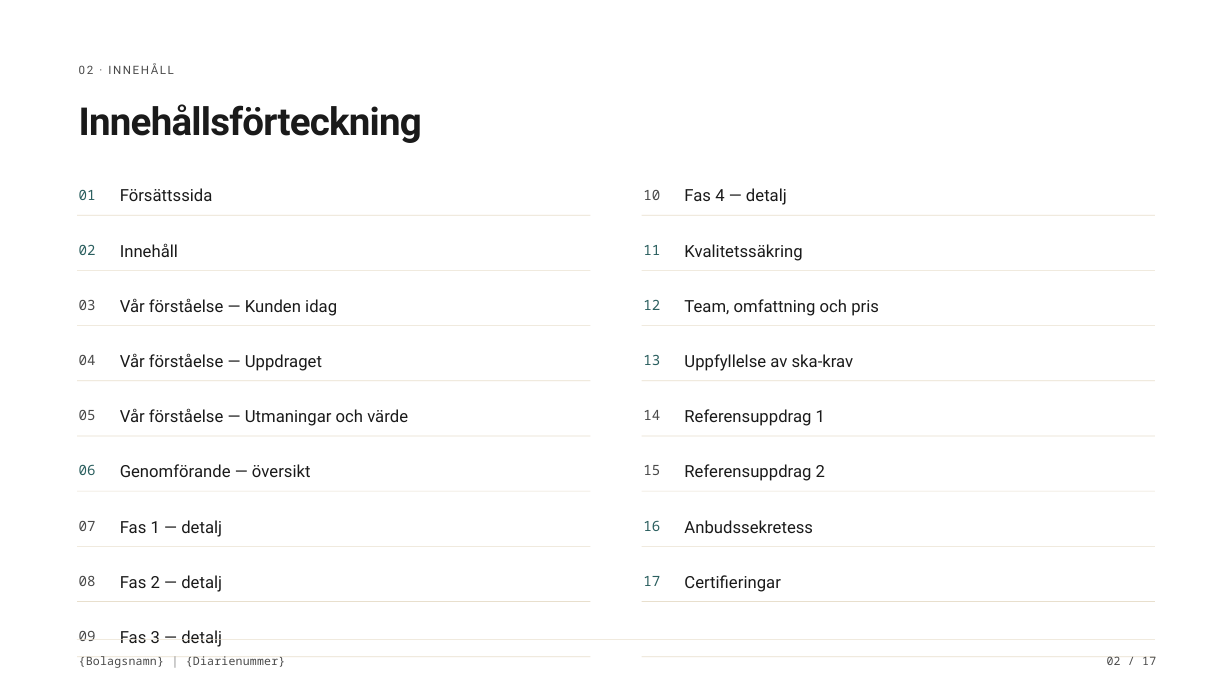
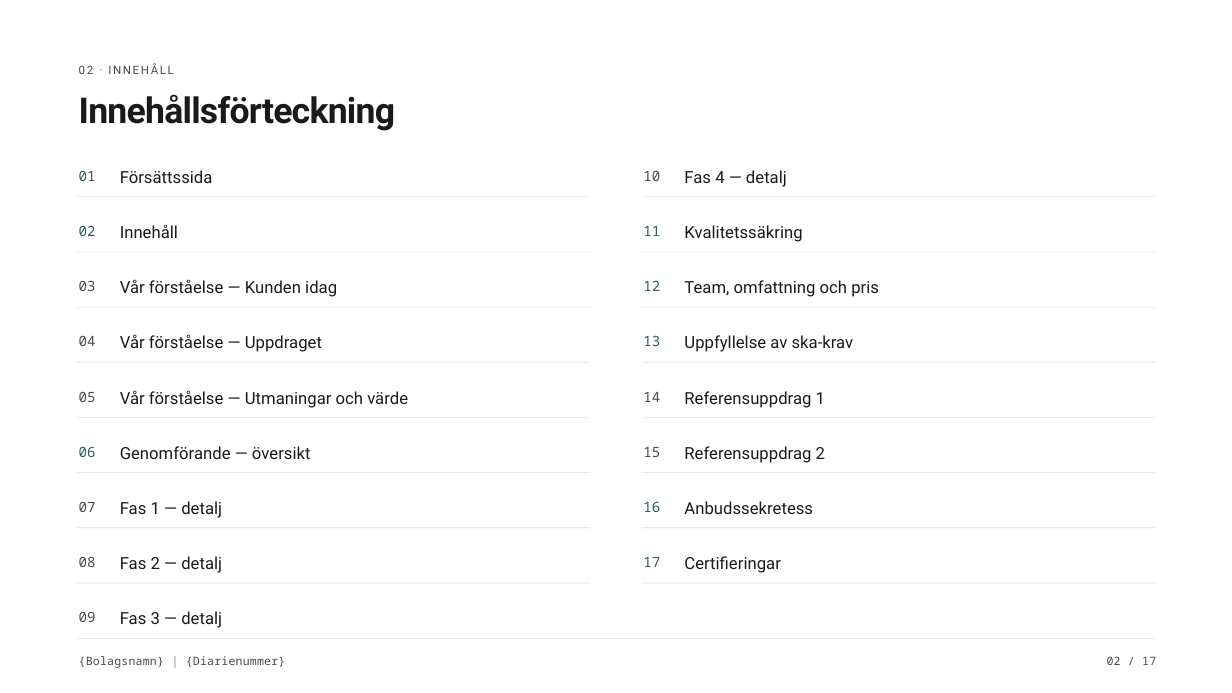
Before and after one commit to DaVincisfather/bidsmith, a slide deck: slide 2 of templates/anbudsmall-v2.pptx. Drawn at 1232x693 pixels with LibreOffice and Linux fonts; fonts in the diff are those of the drawing. Boxes give left, top, right and bottom in pixels: in the first picture for what was removed or moved away, otherwise in the second. Text is boxed around its words. In the diff, an @@ line names an element or a change of style, - is before the commit and + after.

```diff
--- a/templates/anbudsmall-v2.pptx
+++ b/templates/anbudsmall-v2.pptx
@@ text "Innehållsförteckning" at (79, 94, 395, 131): size 45 to 41.6 pt; line spacing 1.05 to 0.85 @@
@@ 34 texts, 16 rectangles: place and size @@
-34 texts, 16 rectangles at (77, 188, 1155, 647)
+34 texts, 16 rectangles at (77, 170, 1155, 628)
@@ rectangle removed at (77, 657, 590, 657) @@
@@ rectangle removed at (642, 657, 1155, 657) @@
```
Also in this commit, not shown: 16 other slides changed, 5 other files.
